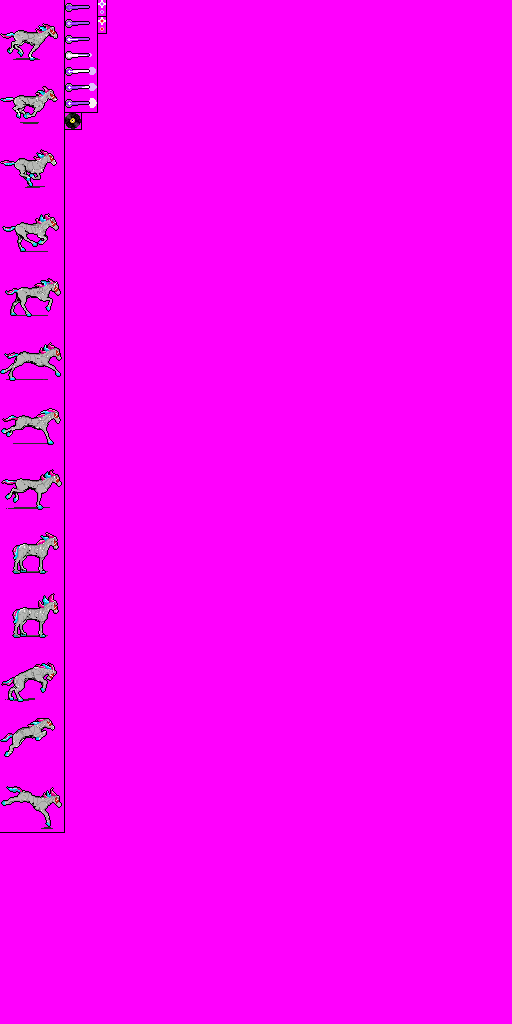
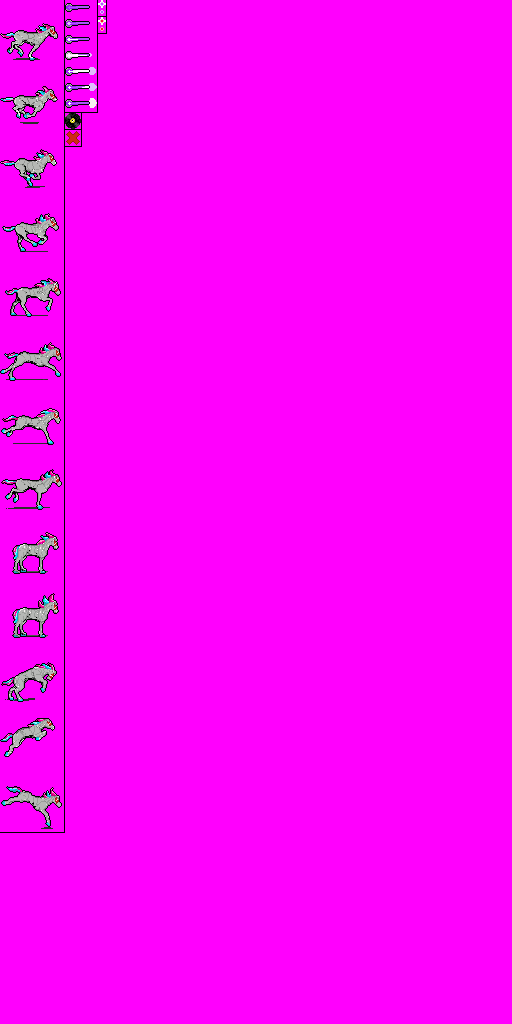
Two versions of the same layered image (512×1024). Layer-by-layer changes:
painted on "Outline" over [65, 130, 82, 147]
added layer "x" above "Bad bullet (+80 hue)" over [66, 131, 80, 145]
